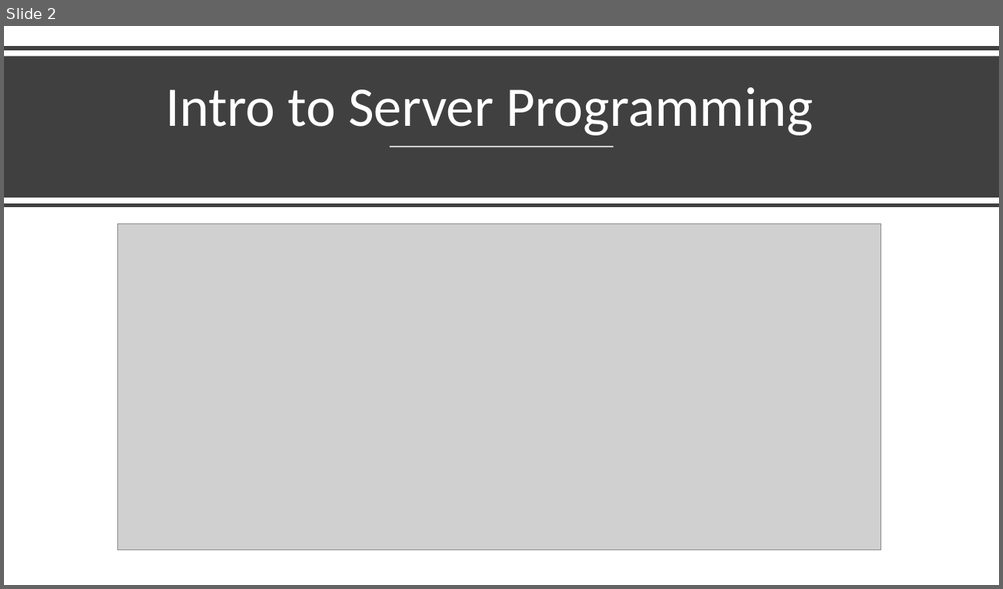
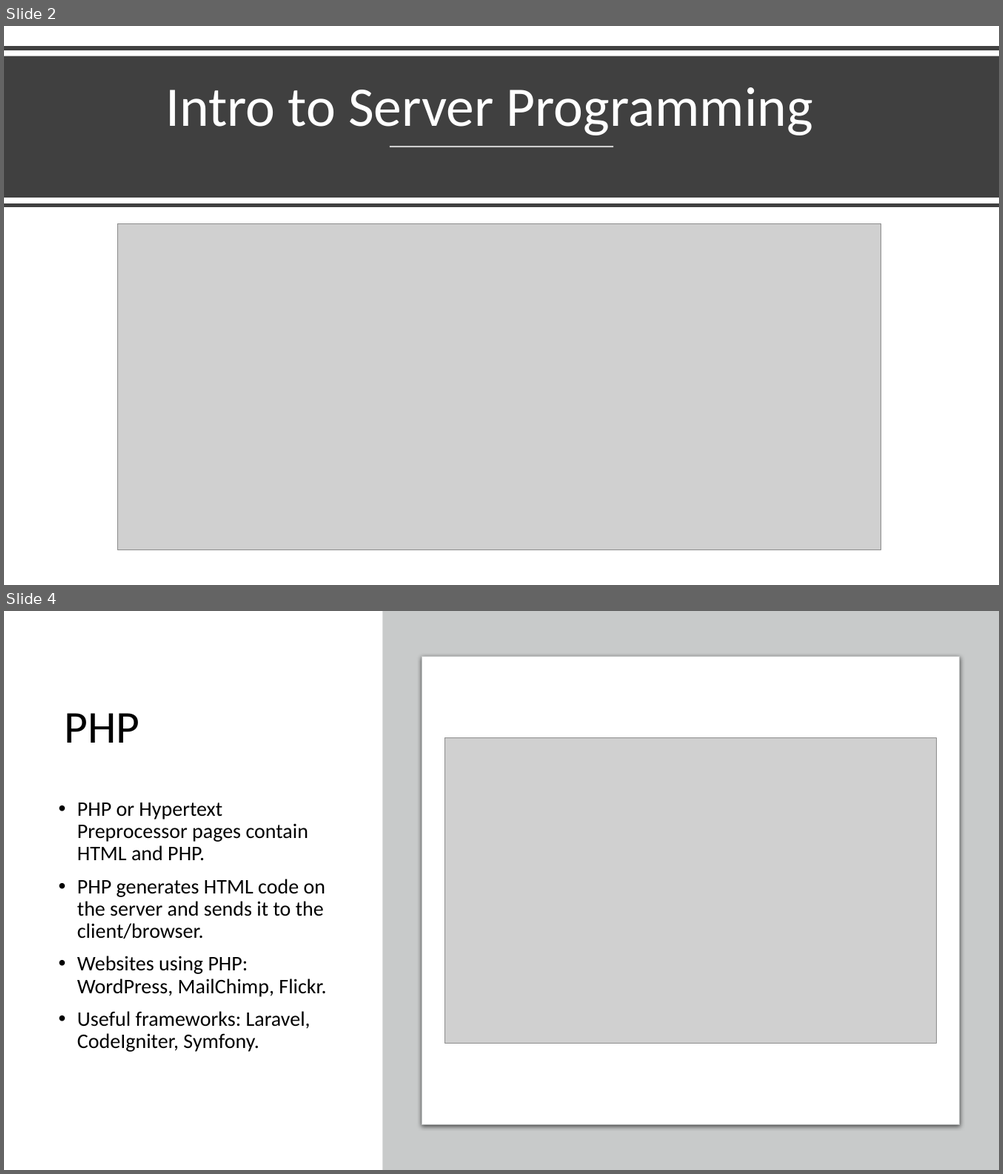
Before and after one commit to Tyler242/tyler242.github.io, a slide deck: server-side-languages.pptx. Shown one above the other, each under a label of ours: slide 2 before the commit, slides 2 and 4 after it; the slides between them are not shown. The pictures are 1003x589 and 1003x1174 pixels, drawn with LibreOffice and Linux fonts; fonts in the diff are those of the drawing; grey boxes stand for pictures. Boxes give left, top, right and bottom in pixels: in the first picture for what was removed or moved away, otherwise in the second. Text is boxed around its words. In the diff, an @@ line names an element or a change of style, - is before the commit and + after.

```diff
--- a/server-side-languages.pptx
+++ b/server-side-languages.pptx
@@ slide 4 added at bbox=[4, 611, 999, 1170], background #FFFFFF @@
@@ rectangle added at bbox=[382, 611, 999, 1170], fill #C8CACA @@
@@ rounded rectangle added at bbox=[422, 657, 959, 1125], fill #FFFFFF, outline #C8CACA 0.75 pt @@
@@ title added at bbox=[65, 713, 140, 743], 44 pt, text #000000 @@
+PHP
@@ picture added at bbox=[445, 738, 936, 1044] @@
@@ text added at bbox=[77, 803, 326, 1052], 20 pt, text #000000 @@
+• PHP or Hypertext Preprocessor pages contain HTML and PHP.
+• PHP generates HTML code on the server and sends it to the client/browser.
+• Websites using PHP: WordPress, MailChimp, Flickr.
+• Useful frameworks: Laravel, CodeIgniter, Symfony.
```
Also in this commit, not shown: 1 slide changed, 5 other slides added, 5 slides removed.
